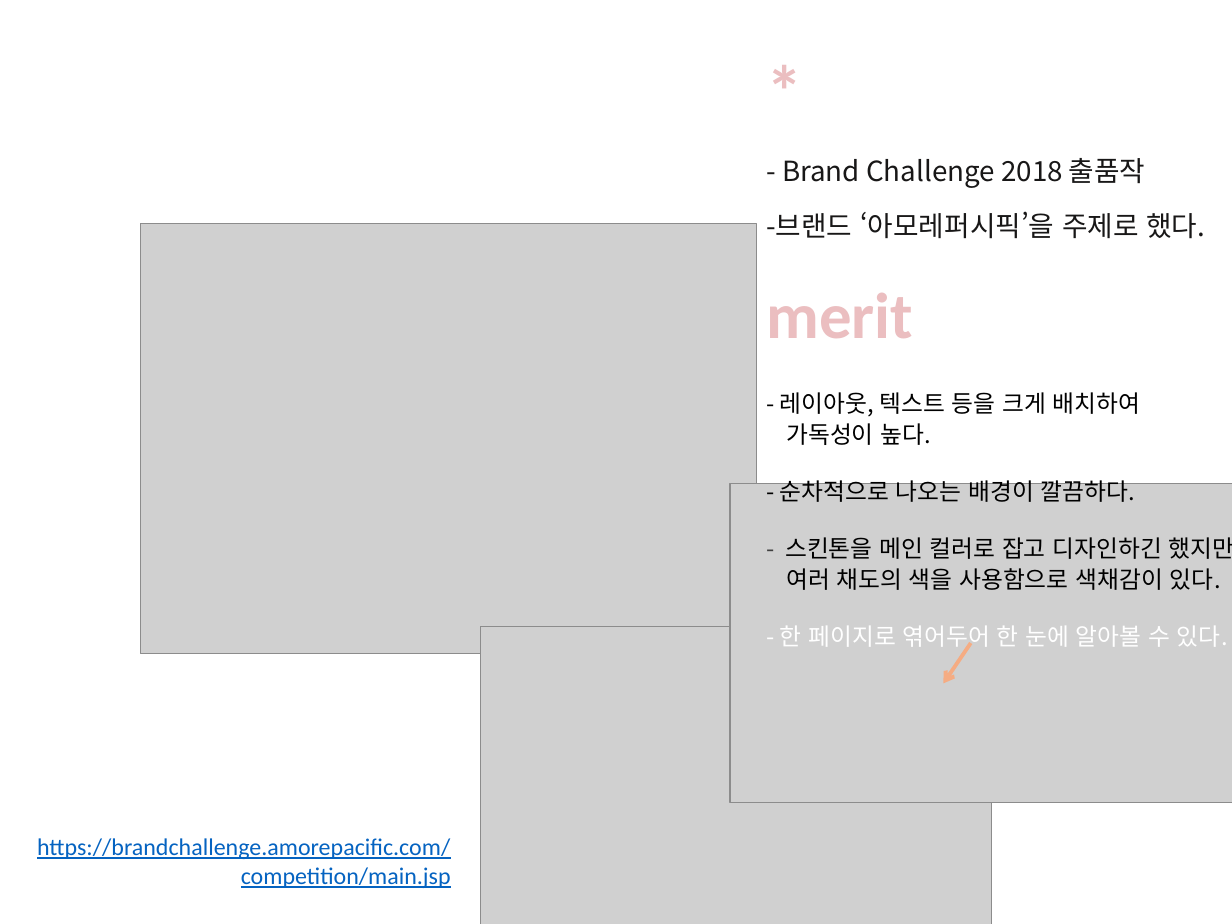
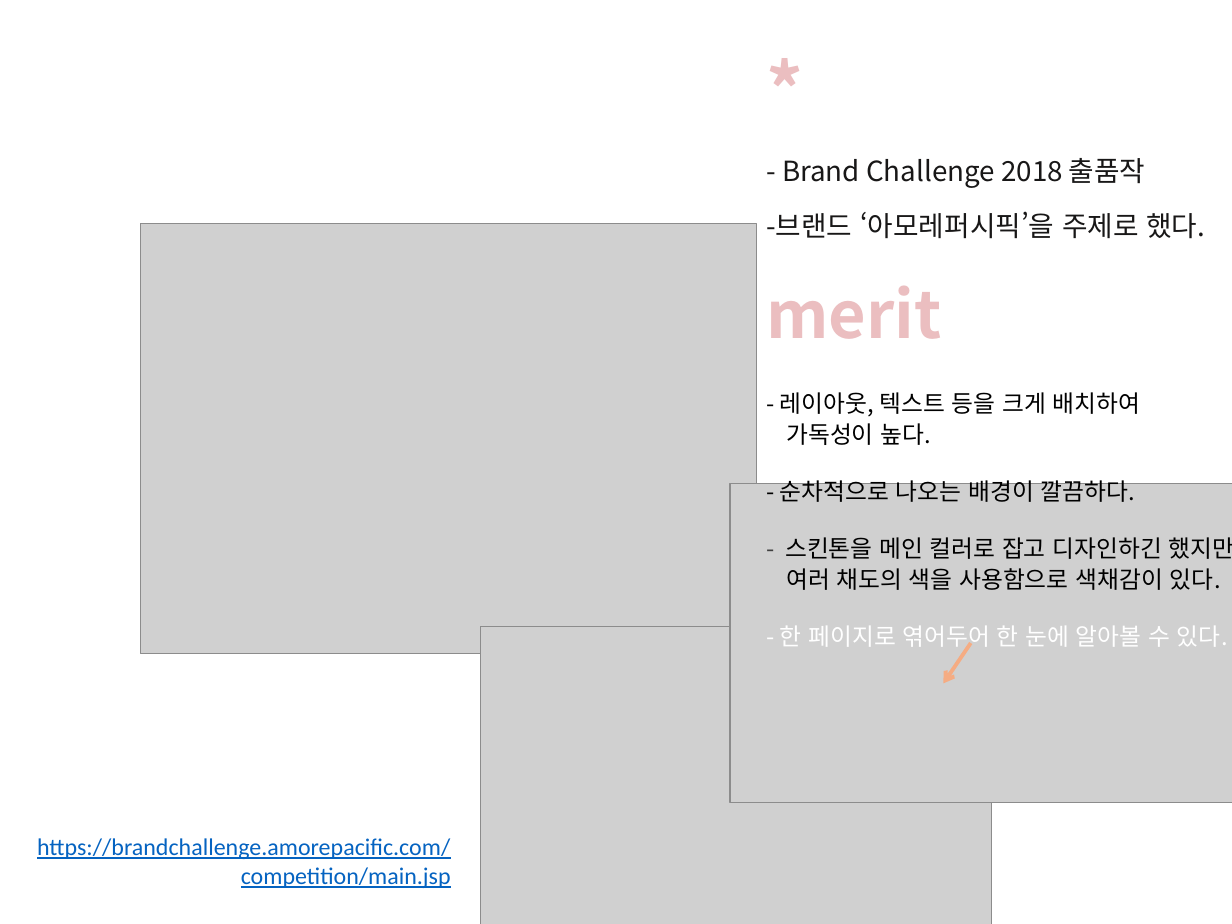
Before and after one commit to rlamj5555/ui_ux_test, a slide deck: slide 12 of project_2/ppt/project_hes.pptx. Drawn at 1232x924 pixels with LibreOffice and Linux fonts; fonts in the diff are those of the drawing; grey boxes stand for pictures; background and template pictures are left out. Boxes give left, top, right and bottom in pixels: in the first picture for what was removed or moved away, otherwise in the second. Text is boxed around its words. In the diff, an @@ line names an element or a change of style, - is before the commit and + after.

```diff
--- a/project_2/ppt/project_hes.pptx
+++ b/project_2/ppt/project_hes.pptx
@@ text "*" at (x1=766, y1=158, x2=1205, y2=239): font Calibri to Noto Sans CJK KR in "*" @@
@@ text at (x1=766, y1=286, x2=941, y2=339): font Calibri to Noto Sans CJK KR in "merit" @@
```
Also in this commit, not shown: 7 other slides changed, 24 other files.
